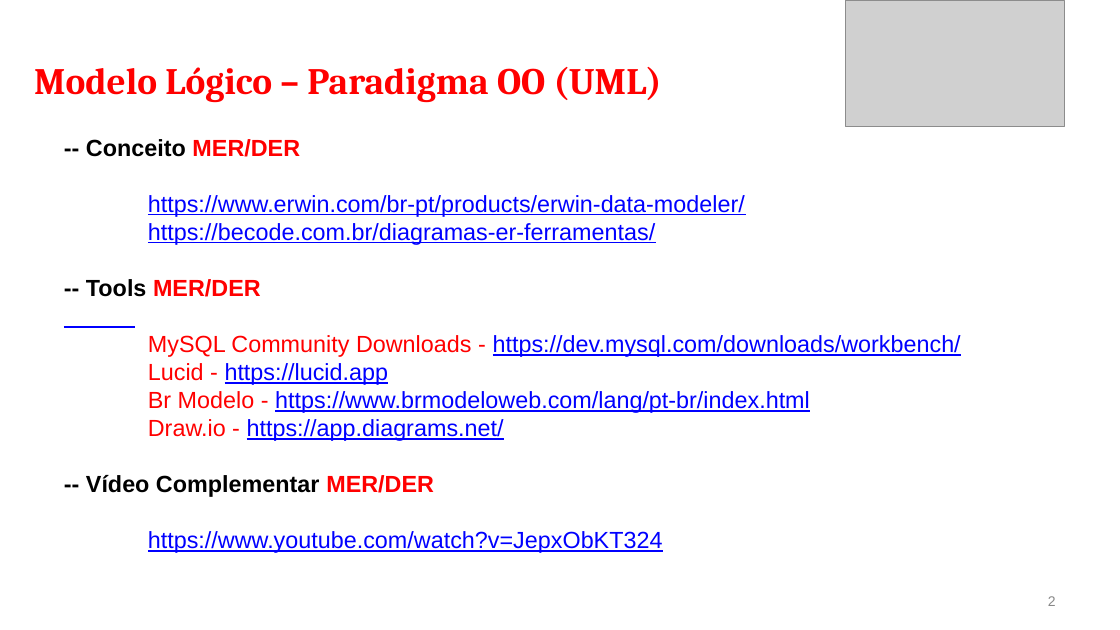
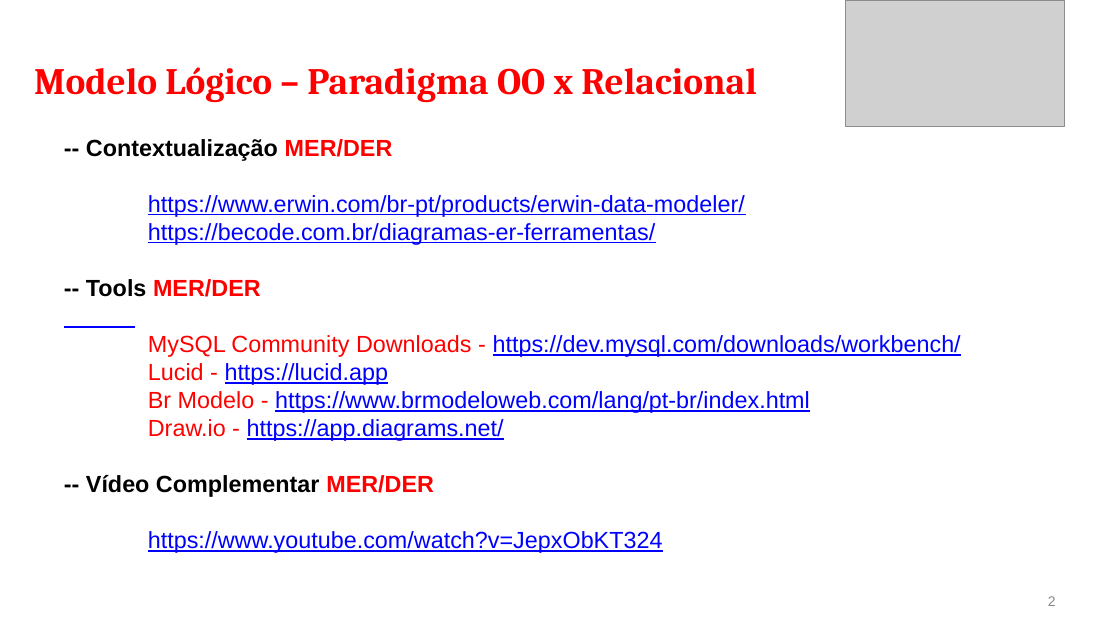
Before and after one commit to CloudEducationBrazil/WydenBancoDados, a slide deck: slide 2 of 01 Classes/Aula03- BD Dinâmica Modelo de Domínio.pptx. Drawn at 1120x630 pixels with LibreOffice and Linux fonts; fonts in the diff are those of the drawing; grey boxes stand for pictures. Boxes give left, top, right and bottom in pixels: in the first picture for what was removed or moved away, otherwise in the second. Text is boxed around its words. In the diff, an @@ line names an element or a change of style, - is before the commit and + after.

```diff
--- a/01 Classes/Aula03- BD Dinâmica Modelo de Domínio.pptx
+++ b/01 Classes/Aula03- BD Dinâmica Modelo de Domínio.pptx
@@ text at <box>34,67,756,103</box>: text changed @@
-Modelo Lógico – Paradigma OO (UML)
+Modelo Lógico – Paradigma OO x Relacional
@@ text at <box>86,139,393,161</box>: text changed @@
--- Conceito MER/DER
+-- Contextualização MER/DER
```
Also in this commit, not shown: 1 other slide changed, 1 slide added, 5 other files.
